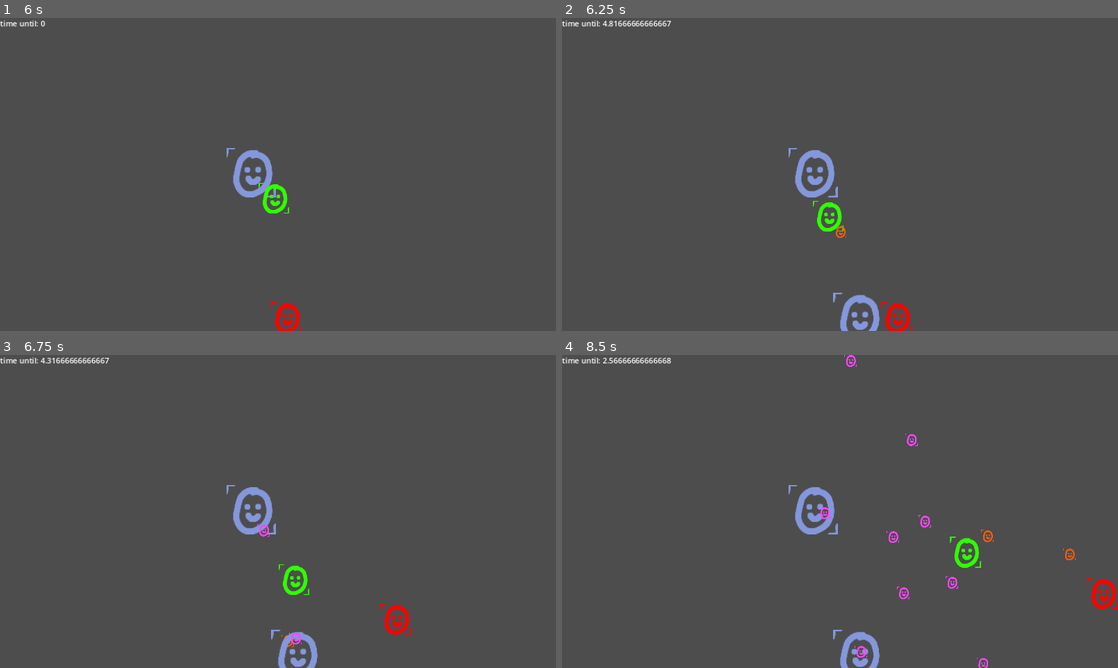
Above: before the commit, frames 1-4 (two rows, left to right).
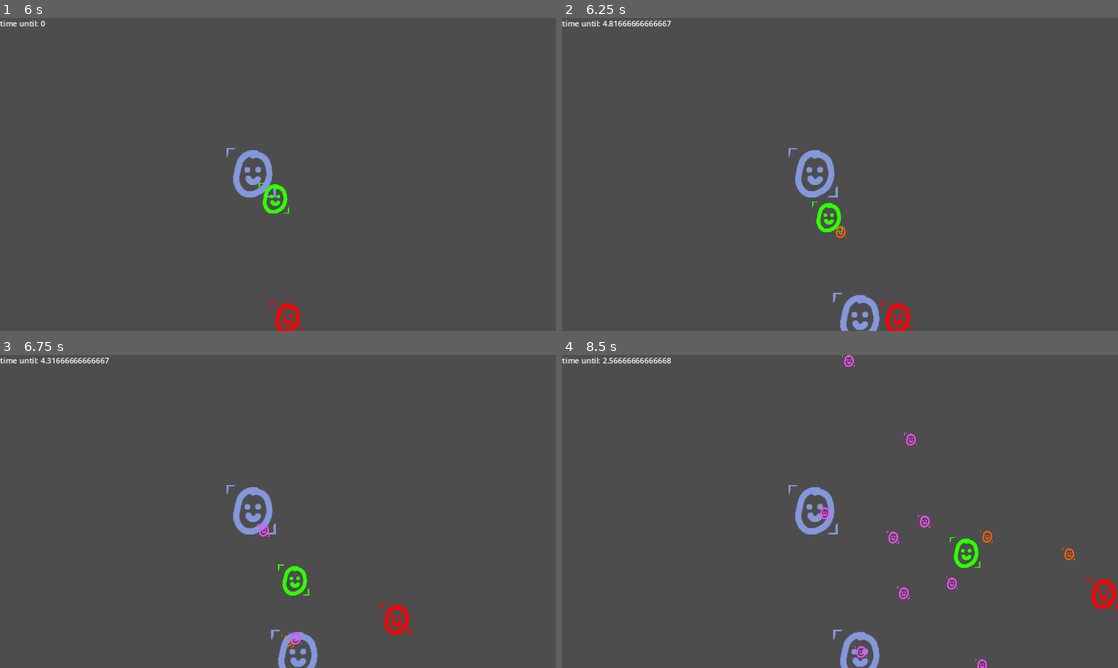
Above: after the commit, the same moments.

Repository: jaymehta-g/tower-game
Game: Godot game, scene res://level/test/devroom.tscn
The game is run twice, just before and just after one commit, with the same random seed, the same clock (stepped at 60 frames per second) and the same inputs.
Inputs:
- Up to frame 1 (6 s): tap Enter (ui_accept) at 0.5, 0.77, 1.52, 3.02, 3.77, 4.52 s; hold Right (ui_right) 0.53-1.28 s; hold Down (ui_down) 1.28-2.03 s; hold Right (ui_right) 2.03-2.78 s; hold Up (ui_up) 2.78-3.53 s; hold Left (ui_left) 3.53-5.03 s; hold Down (ui_down) 5.03-5.78 s; hold Right (ui_right) from 5.78 s (still down)
- Up to frame 2 (6.25 s): keep holding Right (ui_right); tap Enter (ui_accept) at 6.02 s
- Up to frame 3 (6.75 s): release Right (ui_right) at 6.53 s; hold Up (ui_up) from 6.53 s (still down)
- Up to frame 4 (8.5 s): tap Enter (ui_accept) at 6.77, 7.52 s; release Up (ui_up) at 7.28 s; hold Right (ui_right) 7.28-8.03 s; hold Down (ui_down) from 8.03 s (still down)

Frame 1 is identical in both runs. In frame 2, 0.1% of the frame differs, in the area x 45-51%, y 58-69%; in frame 3, 0.1%; in frame 4, 0.4%, in the area x 47-93%, y 0-100%.

Commit message:
implement soft collision. make enemy super and subclasses interact better

Diff:
--- a/entity/enemy/basic/basic_enemy.gd
+++ b/entity/enemy/basic/basic_enemy.gd
@@ -3,24 +3,26 @@
 @export var bullet_tscn: PackedScene
 
 var player_target: Player # Nullable
-var move_speed: float = 200
 var avoid_distance: float = 250
 
 func _ready() -> void:
-	super._ready()
+	super()
 	vision.target_entered.connect(_on_sight_body_entered)
 
 func _process(delta: float) -> void:
+	super(delta)
 	if not player_target: return
 	if not is_instance_valid(player_target): player_target = null
 	if not player_target.position \
 		.distance_squared_to(position) \
 		< avoid_distance**2:
 
-		velocity = position.direction_to(player_target.position)
+		move_direction = position.direction_to(player_target.position)
 	else:
-		velocity = Vector2.ZERO
-	velocity *= move_speed
+		move_direction = Vector2.ZERO
+
+func _physics_process(delta: float) -> void:
+	super(delta)
 
 func _on_shoot_timer_timeout() -> void:
 	if not player_target: return
--- a/entity/enemy/enemy.gd
+++ b/entity/enemy/enemy.gd
@@ -1,9 +1,24 @@
+"""
+Base class for all enemies
+Implements movement through move_direction,
+Soft collision,
+Hurtbox,
+Health,
+Don't modify velocity directly!
+Remember to call super() for builtins!
+"""
+
 extends CharacterBody2D
 class_name Enemy
 
+@export var soft_collision_strength: float
+@export var move_speed: float
+
 @onready var hurtbox: Hurtbox = $Hurtbox
 @onready var vision: Vision = $Vision
+@onready var soft_collision: Area2D = $SoftCollision
 
+var move_direction: Vector2
 var health := 10
 
 func _ready() -> void:
@@ -14,5 +29,14 @@
 				queue_free()
 	)
 
+func _process(delta: float) -> void:
+	pass
+
 func _physics_process(delta: float) -> void:
+	velocity = move_direction * move_speed
+	for body: Node2D in soft_collision.get_overlapping_bodies():
+		if body == self: continue
+		var accel := soft_collision_strength / position.distance_to(body.position)
+		var vect := position.direction_to(body.position) * accel * -1
+		velocity += vect
 	move_and_slide()
--- a/entity/enemy/enemy.tscn
+++ b/entity/enemy/enemy.tscn
@@ -7,6 +7,9 @@
 
 [sub_resource type="CircleShape2D" id="CircleShape2D_8q58f"]
 radius = 31.0483
+
+[sub_resource type="CircleShape2D" id="CircleShape2D_hudhw"]
+radius = 49.0102
 
 [sub_resource type="CircleShape2D" id="CircleShape2D_csr00"]
 radius = 42.107
@@ -20,6 +23,8 @@
 collision_mask = 17
 motion_mode = 1
 script = ExtResource("1_qge0a")
+soft_collision_strength = 500.0
+move_speed = 200.0
 
 [node name="Sprite2D" type="Sprite2D" parent="."]
 modulate = Color(0.184314, 1, 0, 1)
@@ -27,6 +32,14 @@
 
 [node name="CollisionShape2D" type="CollisionShape2D" parent="."]
 shape = SubResource("CircleShape2D_8q58f")
+
+[node name="SoftCollision" type="Area2D" parent="."]
+collision_layer = 0
+collision_mask = 4
+
+[node name="CollisionShape2D" type="CollisionShape2D" parent="SoftCollision"]
+shape = SubResource("CircleShape2D_hudhw")
+debug_color = Color(0.729412, 0.235294, 1, 0.419608)
 
 [node name="Hurtbox" parent="." instance=ExtResource("4_vnybk")]
 listen_for_group = "friendly-hurtful"
--- a/entity/player/player.gd
+++ b/entity/player/player.gd
@@ -11,7 +11,7 @@
 
 func _process(delta: float) -> void:
 	input_dir = Input.get_vector(&"ui_left",&"ui_right",&"ui_up", &"ui_down")
-	if health == 0:
+	if health <= 0:
 		queue_free()
 
 func _physics_process(delta: float) -> void:
Not shown: 1 places in entity/enemy/enemy.tscn that only renumber resources
